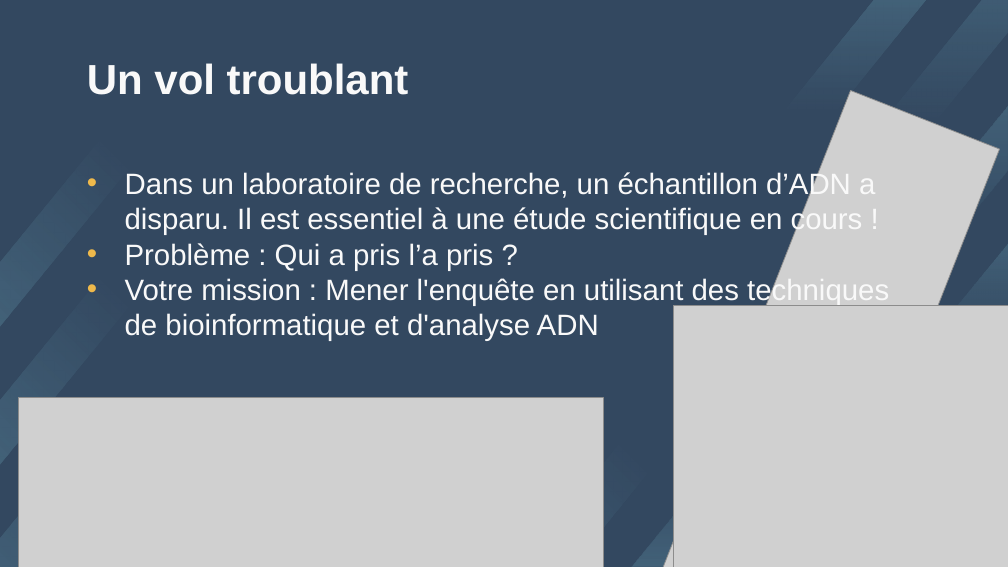
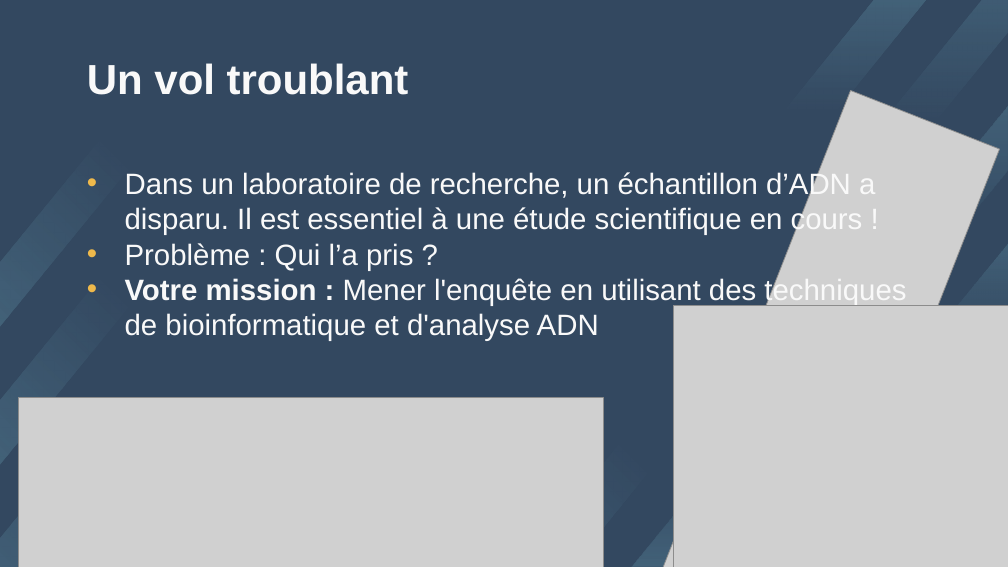
Before and after one commit to val9212/Atelier_bio-info, a slide deck: slide 2 of creation/Mystere_du_médicament_disparu.pptx. Drawn at 1008x567 pixels with LibreOffice and Linux fonts; fonts in the diff are those of the drawing; grey boxes stand for pictures. Boxes give left, top, right and bottom in pixels: in the first picture for what was removed or moved away, otherwise in the second. Text is boxed around its words. In the diff, an @@ line names an element or a change of style, - is before the commit and + after.

```diff
--- a/creation/Mystere_du_médicament_disparu.pptx
+++ b/creation/Mystere_du_médicament_disparu.pptx
@@ text at <box>125,243,413,270</box>: text changed @@
-• Problème : Qui a pris l’a pris ?
+• Problème : Qui l’a pris ?
@@ text at <box>125,277,906,341</box>: bold on in "Votre mission :" @@
```
Also in this commit, not shown: 4 other slides changed, 1 other file.
